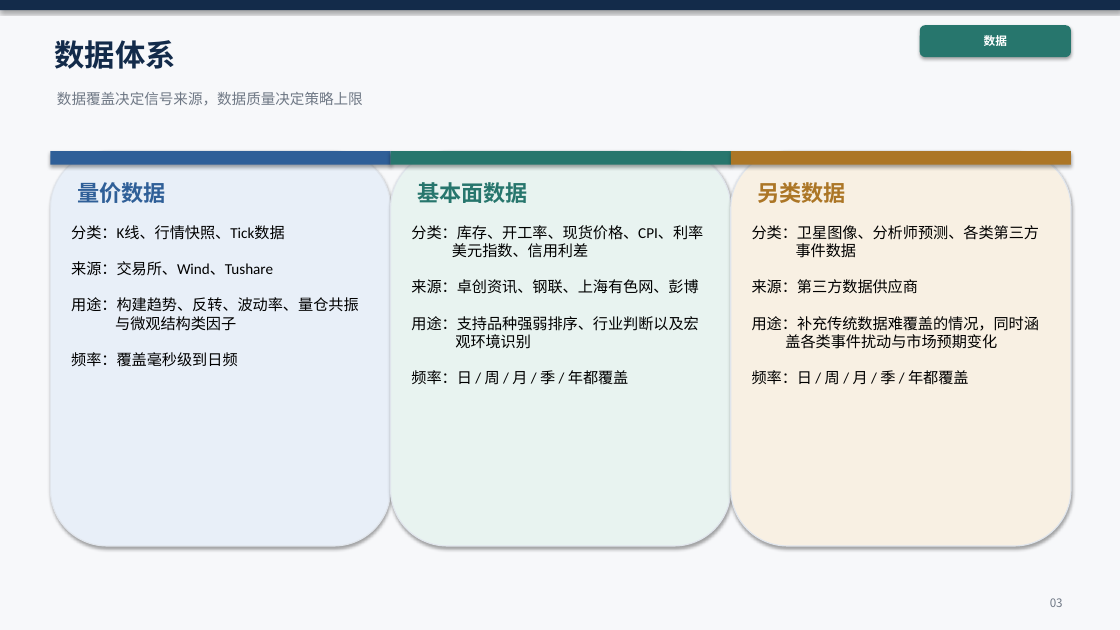
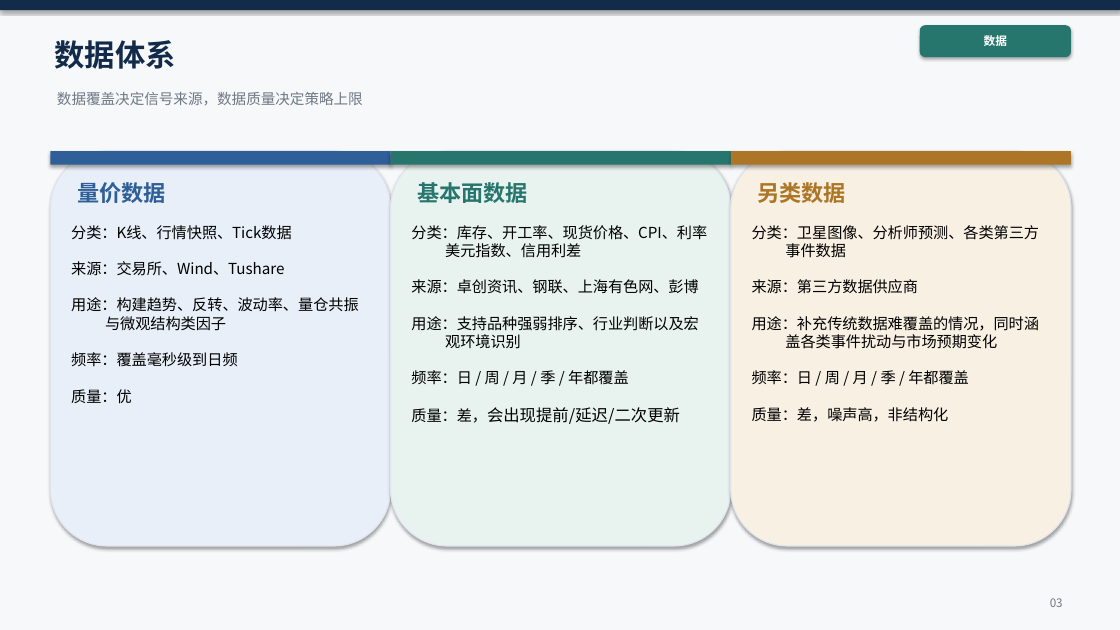
Before and after one commit to KevinSherry2016/CTA, a slide deck: slide 3 of CTA投研框架.pptx. Drawn at 1120x630 pixels with LibreOffice and Linux fonts; fonts in the diff are those of the drawing. Boxes give left, top, right and bottom in pixels: in the first picture for what was removed or moved away, otherwise in the second. Text is boxed around its words. In the diff, an @@ line names an element or a change of style, - is before the commit and + after.

```diff
--- a/CTA投研框架.pptx
+++ b/CTA投研框架.pptx
@@ text at (71,225,358,367): font Calibri to Noto Sans CJK SC @@
@@ text at (411,225,707,385): font Calibri to Noto Sans CJK SC in "分类：库存、开工率、现货价格、CPI、利率", "美元指数、信用利差", "来源：卓创资讯、钢联、上海有色网、彭博", "用途：支持品种强弱排序、行业判断以及宏" and 2 more places @@
@@ text at (752,225,1039,385): font Calibri to Noto Sans CJK SC in "分类：卫星图像、分析师预测、各类第三方", "事件数据", "来源：第三方数据供应商", "用途：补充传统数据难覆盖的情况，同时涵" and 1 more places @@
@@ text at (71,389,132,404): paragraph added @@
+质量：优
@@ text at (411,407,680,424): paragraph added @@
+质量：差，会出现提前/延迟/二次更新
@@ text at (752,407,949,422): paragraph added @@
+质量：差，噪声高，非结构化
```
Also in this commit, not shown: 2 other slides changed.
